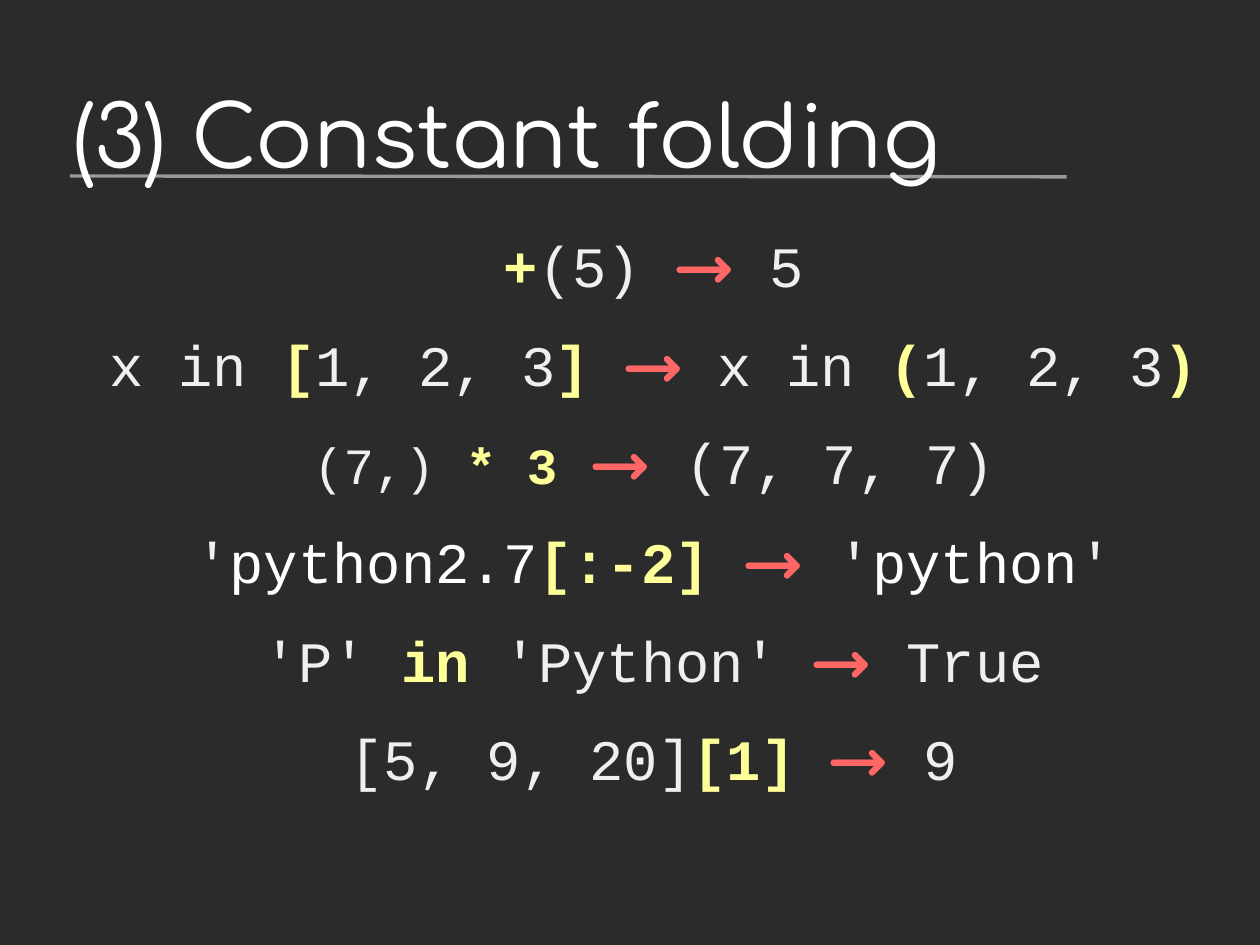
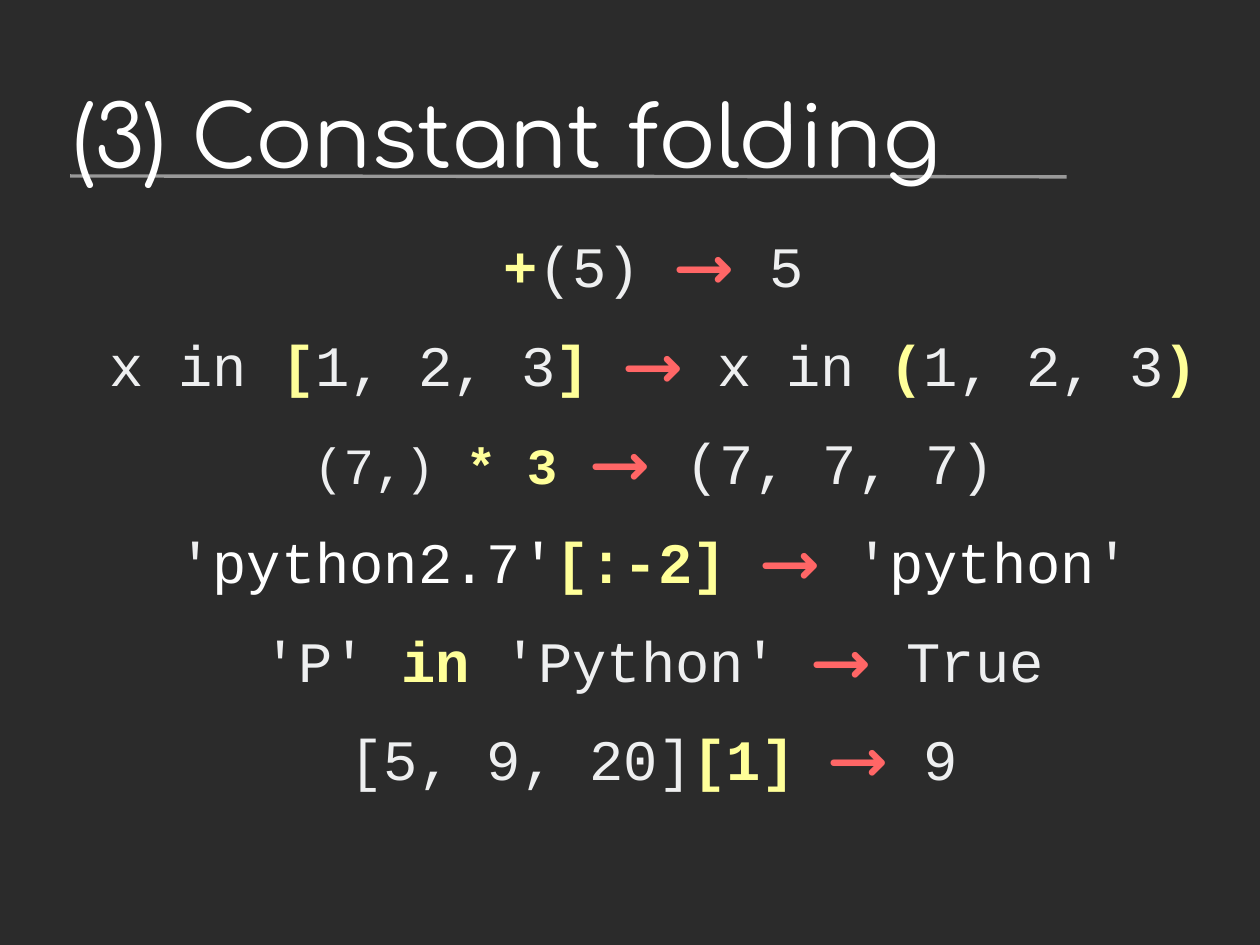
Before and after one commit to vstinner/talks, a slide deck: slide 25 of 2016-FOSDEM/fat_python.odp. Drawn at 1260x945 pixels with LibreOffice and Linux fonts; fonts in the diff are those of the drawing; background and template pictures are left out; a plain dark background stands for a picture behind light text. Boxes give left, top, right and bottom in pixels: in the first picture for what was removed or moved away, otherwise in the second. Text is boxed around its words. In the diff, an @@ line names an element or a change of style, - is before the commit and + after.

```diff
--- a/2016-FOSDEM/fat_python.odp
+++ b/2016-FOSDEM/fat_python.odp
@@ text at <box>178,542,1129,595</box>: text changed @@
-'python2.7[:-2] → 'python'
+'python2.7'[:-2] → 'python'
```
Also in this commit, not shown: 8 other slides changed, 4 slides added, 1 other file.
